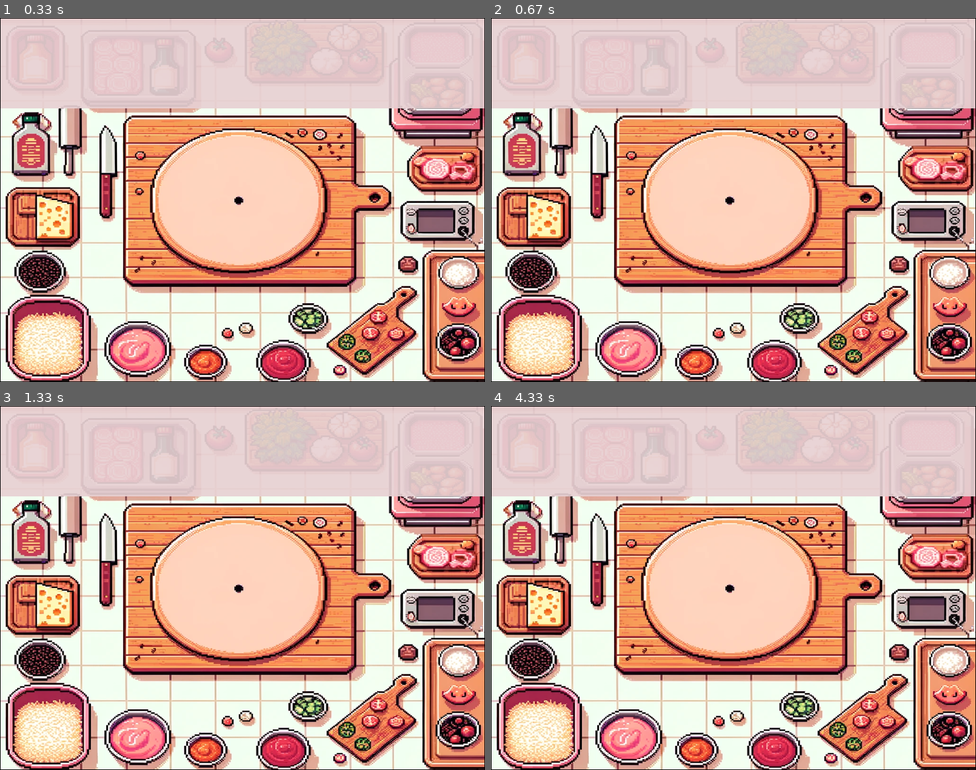
Above: before the commit, frames 1-4 (two rows, left to right).
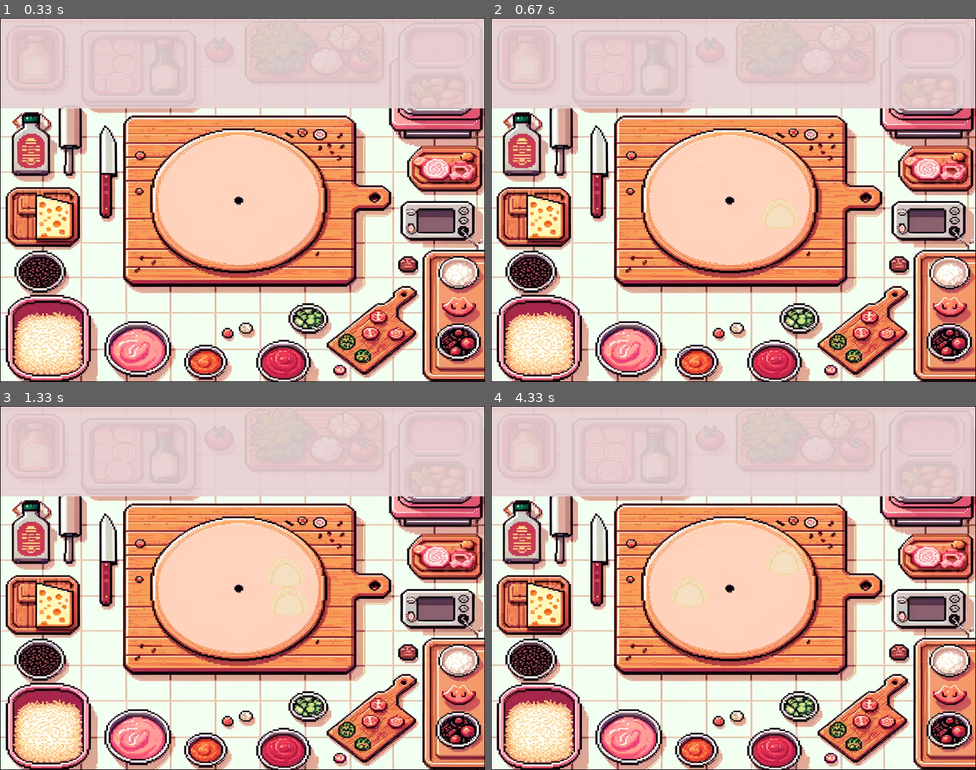
Above: after the commit, the same moments.

Repository: jocelyn-chang/digit-dynasty
Game: pygame game, started from CookingGame.py
Same seed, same stepped clock (60 frames per second), same inputs: the game is played once before the commit and once after it.
Inputs:
- Up to frame 1 (0.33 s): no input
- Up to frame 2 (0.67 s): hold Right from 0.33 s (still down)
- Up to frame 3 (1.33 s): release Right at 0.8 s; hold Right 0.83-1.3 s
- Up to frame 4 (4.33 s): hold Left 1.33-1.87 s; hold Left 1.9-2.3 s; hold Right 2.33-2.97 s; hold Left 3-3.47 s; hold Right 3.5-3.97 s; hold Right from 4 s (still down)

Frame 1 is identical in both runs. In frame 2, less than 0.1% of the frame differs, in the area x 55-64%, y 49-58%; in frame 3, 0.2%; in frame 4, 0.2%, in the area x 37-65%, y 38-56%.

Commit message:
created dumplings to appear and disappear on screen

Diff:
--- a/CookingGame.py
+++ b/CookingGame.py
@@ -1,45 +1,58 @@
 import pygame
-import time
 import random
 
 pygame.init()
 
 SCREEN_WIDTH = 800
 SCREEN_HEIGHT = 600
+DUMPLING_SIZE = 100
 
 screen = pygame.display.set_mode((SCREEN_WIDTH, SCREEN_HEIGHT))
 pygame.display.set_caption('COOKING GAME')
 
 done = False
-
-# Used to manage how fast the screen updates
 clock = pygame.time.Clock()
 
 BACKGROUND = pygame.image.load("images/cooking_game.png")
+DUMPLING = pygame.image.load("images/dumpling.png")  # Replace with your image file path
+DUMPLING = pygame.transform.scale(DUMPLING, (DUMPLING_SIZE, DUMPLING_SIZE))
 
+# Define a smaller central area rectangle (x, y, width, height)
+# For example, we'll make it 1/3 of the screen size for width and height and place it in the center
+CENTRAL_AREA_WIDTH = SCREEN_WIDTH // 3
+CENTRAL_AREA_HEIGHT = SCREEN_HEIGHT // 3
+CENTRAL_AREA = pygame.Rect(
+    (SCREEN_WIDTH - CENTRAL_AREA_WIDTH) // 2,
+    (SCREEN_HEIGHT - CENTRAL_AREA_HEIGHT) // 2,
+    CENTRAL_AREA_WIDTH,
+    CENTRAL_AREA_HEIGHT
+)
+
+# List to keep track of dumpling positions within the central area
+dumpling_positions = []
 
 while not done:
-    # --- Main event loop
     for event in pygame.event.get():
         if event.type == pygame.QUIT:
             done = True
+        elif event.type == pygame.KEYDOWN:
+            if event.key == pygame.K_RIGHT:
+                # Add a new dumpling within the central area
+                new_x = random.randint(CENTRAL_AREA.left, CENTRAL_AREA.right - DUMPLING_SIZE)
+                new_y = random.randint(CENTRAL_AREA.top, CENTRAL_AREA.bottom - DUMPLING_SIZE)
+                dumpling_positions.append((new_x, new_y))
+            elif event.key == pygame.K_LEFT and dumpling_positions:
+                # Remove the last dumpling added
+                dumpling_positions.pop()
 
-    # --- Game logic should go here
+    screen.fill((255, 255, 255))  # Clear the screen
+    screen.blit(BACKGROUND, (0, 0))  # Draw the background
 
-    # --- Drawing code should go here
+    # Draw all the dumplings in their positions
+    for pos in dumpling_positions:
+        screen.blit(DUMPLING, pos)
 
-    # First, clear the screen to white or any other color. Don't put other drawing commands
-    # above this, or they will be erased with this command.
-    screen.fill((255, 255, 255))
+    pygame.display.flip()  # Update the screen with what we've drawn
+    clock.tick(60)  # Limit to 60 frames per second
 
-    # Now let's blit the image onto the screen at position (0, 0)
-    screen.blit(BACKGROUND, (0, 0))
-
-    # --- Update the screen with what we've drawn.
-    pygame.display.flip()
-
-    # --- Limit to 60 frames per second
-    clock.tick(60)
-
-# Close the window and quit.
 pygame.quit()
Binary file added: images/dumpling.png
